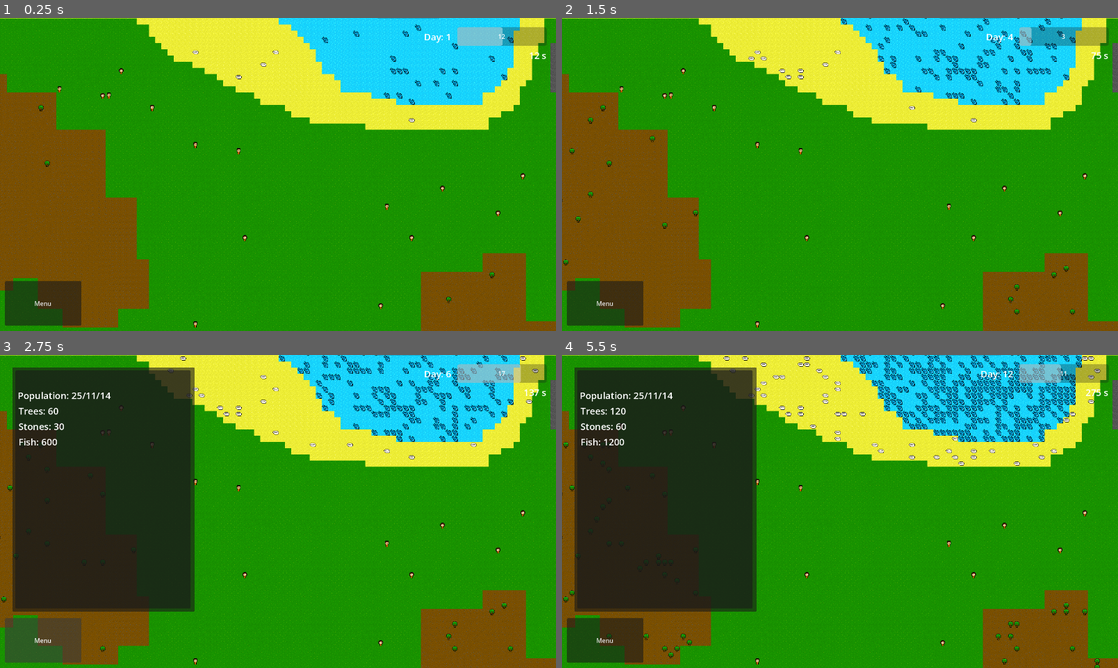
Above: before the commit, frames 1-4 (two rows, left to right).
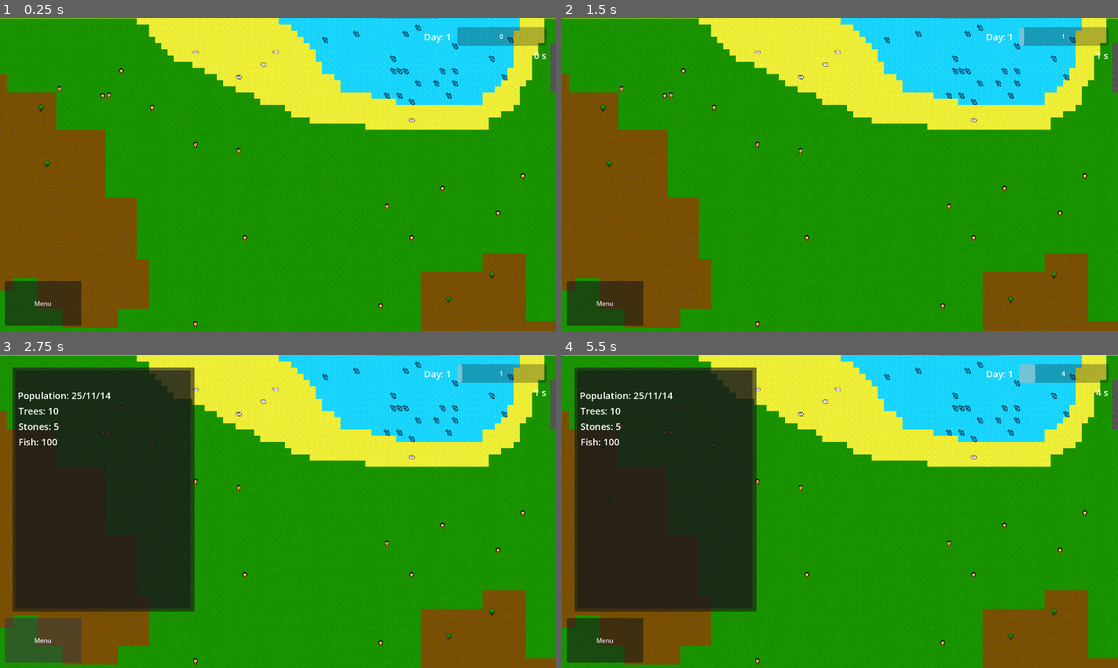
Above: after the commit, the same moments.

Repository: nookaeo/econ-village
Game: Godot game, scene res://scenes/core/world.tscn
The game is run twice, just before and just after one commit, with the same random seed, the same clock (stepped at 60 frames per second) and the same inputs.
Inputs (mouse positions are in pixels of both pictures, inside the frame that each line leads up to):
- Up to frame 1 (0.25 s): no input
- Up to frame 2 (1.5 s): move the mouse to (962, 158) at 0.52 s; click (962, 158) at 0.67 s; drag from (728, 190) to (812, 237) at 1.27 s
- Up to frame 3 (2.75 s): click "Menu" at 2 s
- Up to frame 4 (5.5 s): move the mouse to (895, 442) at 2.77 s; click (895, 442) at 2.92 s; drag from (812, 574) to (673, 464) at 3.52 s; move the mouse to (1006, 558) at 4.27 s; click (1006, 558) at 4.42 s; drag from (673, 464) to (756, 433) at 5.02 s

The runs differ from the first frame. In frame 1, 0.5% of the frame differs, in the area x 82-97%, y 2-14%; in frame 2, 1.3%; in frame 3, 2.5%; in frame 4, 4.8%, in the area x 0-97%, y 0-100%.

Commit message:
core: change time scale

Diff:
--- a/resources/core/world_setting_default.tres
+++ b/resources/core/world_setting_default.tres
@@ -4,7 +4,6 @@
 
 [resource]
 script = ExtResource("1_dpie4")
-time_scale = 50
 villagent_spawn = 25
 cowrie_spawn_rate = 20
 stone_spawn_rate = 5
